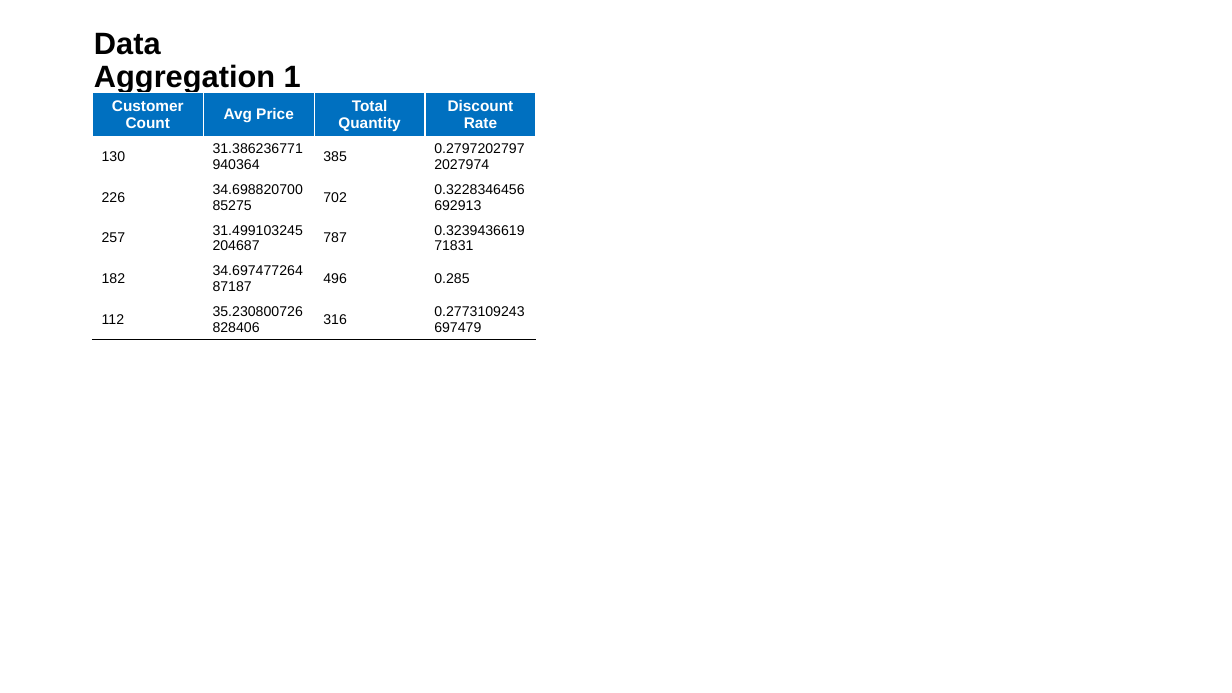
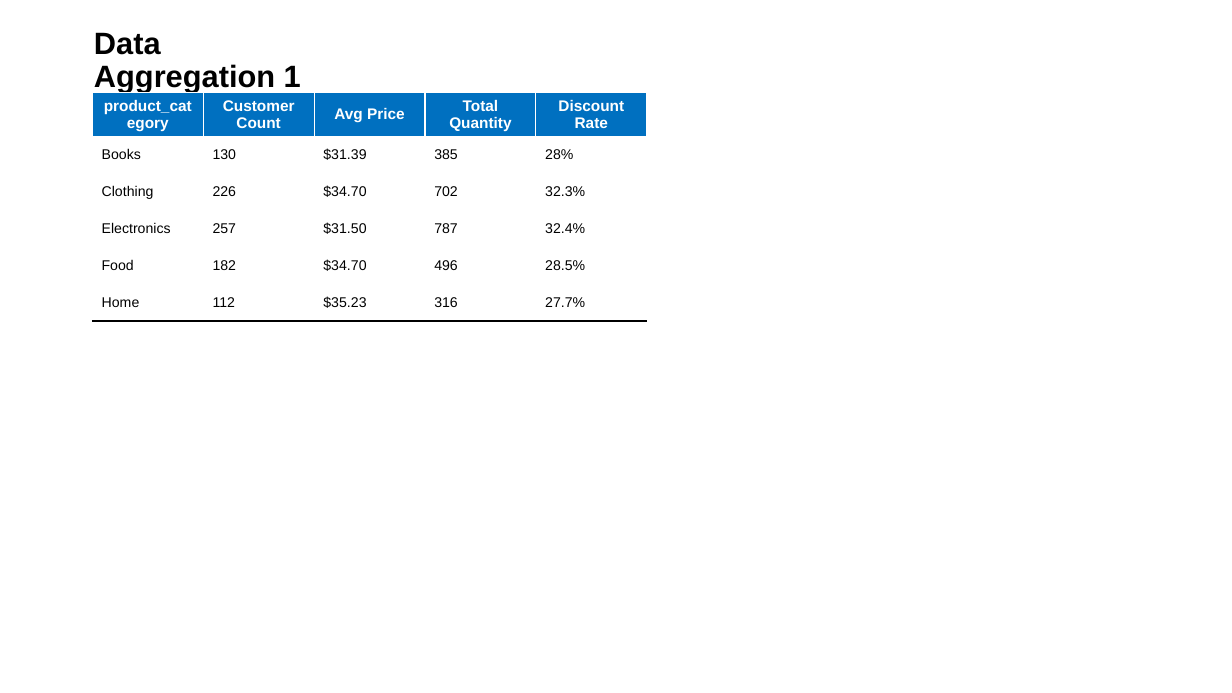
Before and after one commit to toddbenanzer/work_utils2, a slide deck: slide 1 of test.pptx. Drawn at 1232x693 pixels with LibreOffice and Linux fonts; fonts in the diff are those of the drawing. Boxes give left, top, right and bottom in pixels: in the first picture for what was removed or moved away, otherwise in the second. Text is boxed around its words. In the diff, an @@ line names an element or a change of style, - is before the commit and + after.

```diff
--- a/test.pptx
+++ b/test.pptx
@@ table at (x1=92, y1=92, x2=647, y2=314) @@
+column 1: product_category | Books | Clothing | Electronics | Food | Home
-column 2: Avg Price | 31.386236771940364 | 34.69882070085275 | 31.499103245204687 | 34.69747726487187 | 35.230800726828406
+column 3: Avg Price | $31.39 | $34.70 | $31.50 | $34.70 | $35.23
-column 4: Discount Rate | 0.27972027972027974 | 0.3228346456692913 | 0.323943661971831 | 0.285 | 0.2773109243697479
+column 5: Discount Rate | 28% | 32.3% | 32.4% | 28.5% | 27.7%
@@ table resized from (x1=92, y1=92, x2=536, y2=328) to (x1=92, y1=92, x2=647, y2=314) @@
```
Also in this commit, not shown: 1 other slide changed, 3 other files.
